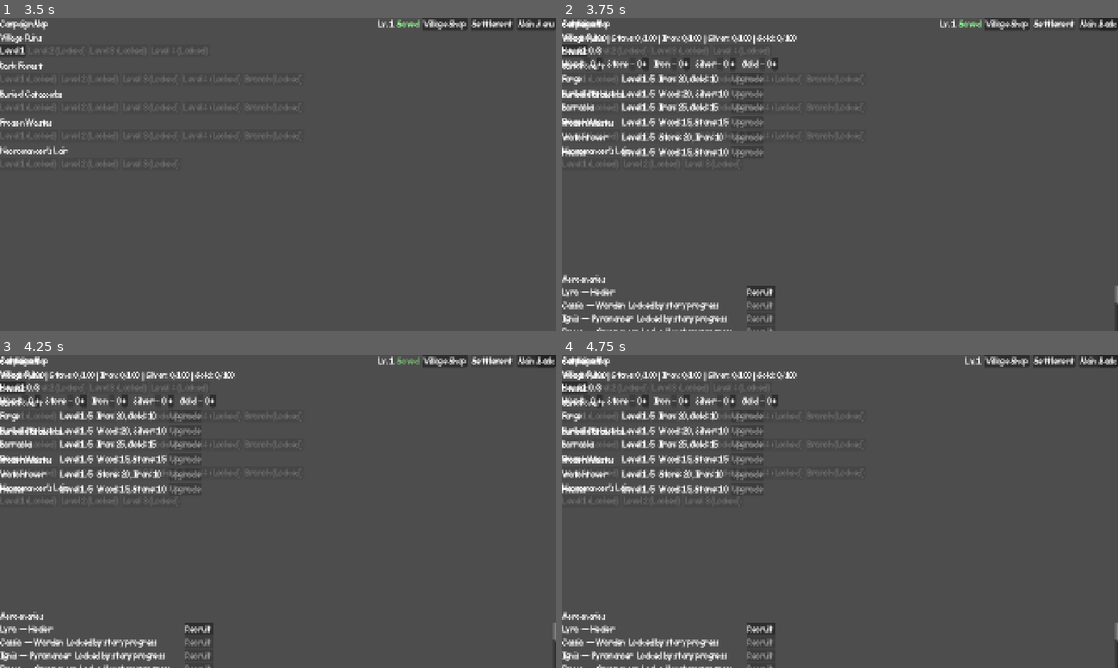
Above: before the commit, frames 1-4 (two rows, left to right).
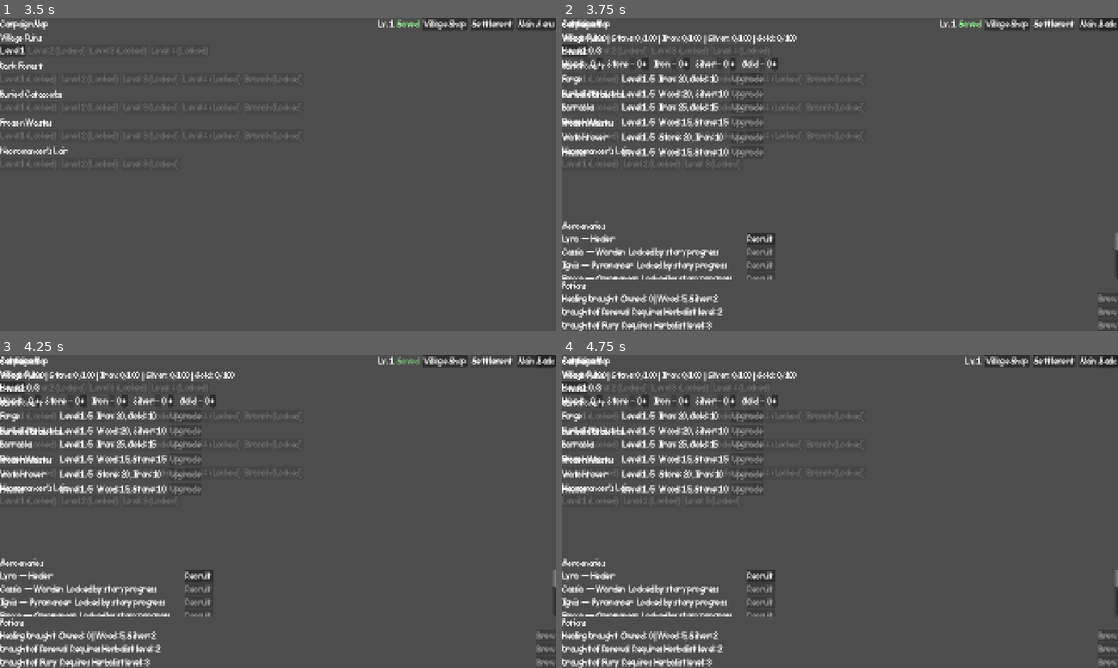
Above: after the commit, the same moments.

Repository: geniussjack/AlJourney
Game: Godot game, scene res://Scenes/UI/MainMenu.tscn
Two runs of this game, one before a commit and one after it. Both use one fixed random seed, a clock stepped at 60 frames per second and the inputs below.
Inputs:
- Up to frame 1 (3.5 s): click "New Game" at 0.5 s; click "New Game" at 1.25 s; click "New Game" at 2 s; click "Settings" at 2.75 s
- Up to frame 2 (3.75 s): click "Settlement" at 3.5 s
- Up to frame 3 (4.25 s): no input
- Up to frame 4 (4.75 s): click "Level 1" at 4.25 s

Frame 1 is identical in both runs. In frame 2, 4.7% of the frame differs, in the area x 0-100%, y 64-100%; in frame 3, 4.7%; in frame 4, 4.7%.

Commit message:
feat(settlement): add Herbalist potions, brewable and usable in battle
Ninth step of design document section 9 - the other half of the
Herbalist building (mercenary recovery speed-up already landed earlier).
Stacks on the settlement branches (#18-#25).

- PotionData/PotionDatabase: 3 recipes (single-target heal, party heal,
  ultimate charge fill), unlocking progressively at Herbalist level 1/2/3
- GameStateManager.brew_potion()/use_potion() track owned counts
  (SaveData.potion_counts), atomic resource spend on brewing
- SettlementUI gains a Herbalist brewing panel next to the mercenary
  roster
- BattleManager.use_potion() applies the effect and ends the acting
  member's turn, same as any other action; TurnActionPanel offers owned
  potions alongside abilities during the ability-choice step

v1 simplification (documented in the design doc): the single-target heal
potion always targets whoever drank it, not a chosen ally - avoids
building a separate item-targeting flow before the game is fully
playable.

Verified with a standalone headless smoke test (deleted after use):
unlock gating, brewing cost/count, use_potion() depleting the owned
count without touching resources, save round-trip, and a full
BattleScene.tscn run where a damaged Mage is healed by a brewed potion.

Diff:
--- a/Data/Languages/translations.csv
+++ b/Data/Languages/translations.csv
@@ -80,6 +80,13 @@
 UI_MERCENARY_RECOVERING,Recovering (battles left),Восстанавливается (боёв осталось)
 UI_MERCENARY_LOCKED_BARRACKS,Requires Barracks level,Требуется уровень Казармы
 UI_MERCENARY_LOCKED_STORY,Locked by story progress,Откроется по ходу сюжета
+UI_SETTLEMENT_POTIONS_TITLE,Potions,Зелья
+UI_SETTLEMENT_BREW,Brew,Сварить
+UI_SETTLEMENT_OWNED,Owned,В запасе
+UI_SETTLEMENT_REQUIRES_HERBALIST_LEVEL,Requires Herbalist level,Требуется уровень Травницы
+POTION_SINGLE_HEAL,Healing Draught,Зелье лечения
+POTION_PARTY_HEAL,Draught of Renewal,Зелье обновления
+POTION_ULTIMATE_FILL,Draught of Fury,Зелье ярости
 UI_SETTLEMENT_BACK,Back,Назад
 STRATEGIC_RESOURCE_WOOD,Wood,Дерево
 STRATEGIC_RESOURCE_STONE,Stone,Камень
--- a/Scripts/Battle/battle_manager.gd
+++ b/Scripts/Battle/battle_manager.gd
@@ -243,6 +243,34 @@
 	else:
 		turn_state_changed.emit()
 
+## Consumes a Herbalist-brewed potion on behalf of the current actor and
+## applies its effect immediately (no target selection — see PotionData:
+## SINGLE_HEAL always targets the actor who drank it). Ends the actor's
+## turn, the same as using an ability.
+## Returns true if the potion was available and used.
+func use_potion(potion: PotionData) -> bool:
+	if current_phase != GameEnums.BattlePhase.PLAYER_TURN or selected_actor == null or potion == null:
+		return false
+
+	if not GameStateManager.use_potion(potion.id):
+		return false
+
+	var actor: PlayerCharacter = selected_actor
+
+	match potion.potion_type:
+		GameEnums.PotionType.SINGLE_HEAL:
+			actor.heal(PlayerCharacter.calculate_healing(potion.effect_value))
+		GameEnums.PotionType.PARTY_HEAL:
+			for member: PlayerCharacter in hero_system.get_alive_members():
+				member.heal(PlayerCharacter.calculate_healing(potion.effect_value))
+		GameEnums.PotionType.ULTIMATE_FILL:
+			add_ultimate_charge(potion.effect_value)
+
+	print("[BattleManager] %s used potion %s" % [actor.get_character_name(), potion.id])
+
+	_advance_turn_after_action(actor)
+	return true
+
 ## Increases (clamped) the party's shared ultimate charge and notifies
 ## subscribers. Called both for successful party attacks and for enemy
 ## attacks landing on the party.
--- a/Scripts/Core/game_enums.gd
+++ b/Scripts/Core/game_enums.gd
@@ -156,3 +156,14 @@
 	CRYO,
 	STORM,
 }
+
+## What a Herbalist-brewed battle potion does when used (see design
+## document, section 9).
+enum PotionType {
+	## Heals the party member who used the potion.
+	SINGLE_HEAL,
+	## Heals every living party member.
+	PARTY_HEAL,
+	## Adds to the party's shared ultimate charge.
+	ULTIMATE_FILL,
+}
--- /dev/null
+++ b/Scripts/Data/potion_data.gd
@@ -0,0 +1,36 @@
+class_name PotionData
+extends RefCounted
+## Data structure representing a Herbalist-brewed battle potion (see design
+## document, section 9). Consuming one takes the acting party member's turn,
+## the same as any other action — a v1 simplification chosen to avoid a
+## separate item-use turn economy before the game is fully playable.
+
+## Unique id used to key owned counts (SaveData.potion_counts) and brewing.
+var id: String
+## Localization key for the potion's display name.
+var name_key: String
+## What the potion does when used — see GameEnums.PotionType.
+var potion_type: GameEnums.PotionType
+## Heal amount (SINGLE_HEAL/PARTY_HEAL) or ultimate charge granted
+## (ULTIMATE_FILL).
+var effect_value: int
+## Strategic resource cost to brew one unit of this potion.
+var brew_cost: Dictionary[GameEnums.StrategicResource, int]
+## Herbalist level required before this potion's recipe is available.
+var required_herbalist_level: int
+
+## Builds a potion definition.
+func _init(
+	id: String,
+	name_key: String,
+	potion_type: GameEnums.PotionType,
+	effect_value: int,
+	brew_cost: Dictionary[GameEnums.StrategicResource, int],
+	required_herbalist_level: int,
+) -> void:
+	self.id = id
+	self.name_key = name_key
+	self.potion_type = potion_type
+	self.effect_value = effect_value
+	self.brew_cost = brew_cost
+	self.required_herbalist_level = required_herbalist_level
--- /dev/null
+++ b/Scripts/Data/potion_database.gd
@@ -0,0 +1,41 @@
+class_name PotionDatabase
+extends RefCounted
+## Static catalog of Herbalist-brewable battle potions (see design
+## document, section 9). Recipes unlock progressively with Herbalist level.
+## Costs and effect values are placeholder balance, not final.
+
+## Heals the party member who drinks it. Always available (Herbalist
+## starts at level 1, same as every other building).
+static var single_heal: PotionData = PotionData.new(
+	"single_heal", "POTION_SINGLE_HEAL", GameEnums.PotionType.SINGLE_HEAL, 40,
+	{GameEnums.StrategicResource.WOOD: 5, GameEnums.StrategicResource.SILVER: 2} as Dictionary[GameEnums.StrategicResource, int], 1
+)
+
+## Heals every living party member for less each than the single-target potion.
+static var party_heal: PotionData = PotionData.new(
+	"party_heal", "POTION_PARTY_HEAL", GameEnums.PotionType.PARTY_HEAL, 25,
+	{GameEnums.StrategicResource.WOOD: 10, GameEnums.StrategicResource.SILVER: 5} as Dictionary[GameEnums.StrategicResource, int], 2
+)
+
+## Fills half of the party's shared ultimate charge instantly.
+static var ultimate_fill: PotionData = PotionData.new(
+	"ultimate_fill", "POTION_ULTIMATE_FILL", GameEnums.PotionType.ULTIMATE_FILL, 50,
+	{GameEnums.StrategicResource.SILVER: 8, GameEnums.StrategicResource.GOLD: 4} as Dictionary[GameEnums.StrategicResource, int], 3
+)
+
+## Every potion recipe, keyed by id.
+static var potions: Dictionary[String, PotionData] = {
+	"single_heal": single_heal,
+	"party_heal": party_heal,
+	"ultimate_fill": ultimate_fill,
+}
+
+## Returns the potion definition for the given id, or null if unknown.
+static func get_potion(id: String) -> PotionData:
+	return potions.get(id)
+
+## Returns every potion recipe, in declaration order.
+static func get_all_potions() -> Array[PotionData]:
+	var result: Array[PotionData] = []
+	result.assign(potions.values())
+	return result
--- a/Scripts/Data/save_data.gd
+++ b/Scripts/Data/save_data.gd
@@ -58,6 +58,10 @@
 ## on_battle_completed(). Missing keys mean 0 (available), same as a
 ## mercenary who has never been used.
 var mercenary_recovery: Dictionary[String, int] = {}
+
+## Number of each Herbalist-brewed potion currently owned, keyed by
+## PotionData.id. Missing keys mean 0, same as a potion never brewed.
+var potion_counts: Dictionary[String, int] = {}
 
 ## The Mage's current health.
 var mage_health: int = 0
@@ -195,6 +199,7 @@
 		"lastResourceTickUnixTime": last_resource_tick_unix_time,
 		"activeMercenaryKey": active_mercenary_key,
 		"mercenaryRecovery": mercenary_recovery.duplicate(),
+		"potionCounts": potion_counts.duplicate(),
 		"partyLevel": party_level,
 		"partyXp": party_xp,
 		"mageHealth": mage_health,
@@ -250,6 +255,11 @@
 	for key: String in mercenary_recovery_dict.keys():
 		save.mercenary_recovery[key] = int(mercenary_recovery_dict[key])
 
+	save.potion_counts = {}
+	var potion_counts_dict: Dictionary = data.get("potionCounts", {})
+	for key: String in potion_counts_dict.keys():
+		save.potion_counts[key] = int(potion_counts_dict[key])
+
 	save.party_level = int(data.get("partyLevel", 1))
 	save.party_xp = int(data.get("partyXp", 0))
 
--- a/Scripts/Managers/game_state_manager.gd
+++ b/Scripts/Managers/game_state_manager.gd
@@ -29,6 +29,8 @@
 ## Raised when a mercenary's recovery countdown changes, carrying its key
 ## and the number of battles remaining (0 means available again).
 signal mercenary_recovery_changed(key: String, battles_remaining: int)
+## Raised when the owned count of a potion changes (brewed or used).
+signal potion_count_changed(id: String, new_count: int)
 
 ## The current global game state. Only ever changed through change_state().
 var current_state: GameEnums.GameState = GameEnums.GameState.MAIN_MENU
@@ -413,6 +415,48 @@
 func _get_mercenary_recovery_duration() -> int:
 	var herbalist_level: int = get_building_level(GameEnums.BuildingType.HERBALIST)
 	return maxi(GameConstants.MERCENARY_MIN_RECOVERY_BATTLES, GameConstants.MERCENARY_BASE_RECOVERY_BATTLES - (herbalist_level - 1))
+
+## Number of the given potion currently owned. A potion never brewed reads
+## as 0, not an error.
+func get_potion_count(id: String) -> int:
+	return current_save.potion_counts.get(id, 0) if current_save != null else 0
+
+## Whether the given potion's recipe is available yet, based on Herbalist level.
+func is_potion_unlocked(potion: PotionData) -> bool:
+	return get_building_level(GameEnums.BuildingType.HERBALIST) >= potion.required_herbalist_level
+
+## Brews one unit of the given potion: spends its resource cost atomically
+## and adds it to the owned count. Fails if the recipe isn't unlocked yet
+## or the resources can't be afforded.
+## Returns true if the potion was successfully brewed.
+func brew_potion(potion: PotionData) -> bool:
+	if current_save == null or potion == null or not is_potion_unlocked(potion):
+		return false
+
+	if not spend_strategic_resources(potion.brew_cost):
+		return false
+
+	var new_count: int = get_potion_count(potion.id) + 1
+	current_save.potion_counts[potion.id] = new_count
+	potion_count_changed.emit(potion.id, new_count)
+
+	print("[GameStateManager] Brewed %s (now own %d)" % [potion.id, new_count])
+	return true
+
+## Consumes one unit of the given potion, if any are owned. The caller
+## (BattleManager) is responsible for actually applying its effect — this
+## manager has no reference to the live party during a battle.
+## Returns true if a potion was available and consumed.
+func use_potion(id: String) -> bool:
+	if current_save == null or get_potion_count(id) <= 0:
+		return false
+
+	var new_count: int = get_potion_count(id) - 1
+	current_save.potion_counts[id] = new_count
+	potion_count_changed.emit(id, new_count)
+
+	print("[GameStateManager] Used %s (now own %d)" % [id, new_count])
+	return true
 
 ## Credits resources gathered by assigned workers for every full tick
 ## (GameConstants.SECONDS_PER_RESOURCE_TICK) of real time elapsed since
--- a/Scripts/UI/settlement_ui.gd
+++ b/Scripts/UI/settlement_ui.gd
@@ -9,6 +9,7 @@
 var _workers_summary_label: Label
 var _worker_rows: Dictionary[GameEnums.StrategicResource, Dictionary] = {}
 var _mercenary_rows: Dictionary[String, Dictionary] = {}
+var _potion_rows: Dictionary[String, Dictionary] = {}
 
 ## Builds the whole settlement layout and subscribes to state changes.
 func _ready() -> void:
@@ -38,12 +39,14 @@
 		buildings_container.add_child(_build_building_row(building))
 
 	root.add_child(_build_mercenaries_section())
+	root.add_child(_build_potions_section())
 
 	GameStateManager.strategic_resource_changed.connect(_on_strategic_resource_changed)
 	GameStateManager.building_upgraded.connect(_on_building_upgraded)
 	GameStateManager.worker_assignment_changed.connect(_on_worker_assignment_changed)
 	GameStateManager.active_mercenary_changed.connect(_on_active_mercenary_changed)
 	GameStateManager.mercenary_recovery_changed.connect(_on_mercenary_recovery_changed)
+	GameStateManager.potion_count_changed.connect(_on_potion_count_changed)
 
 	_refresh_resources_label()
 	for building: GameEnums.BuildingType in _building_rows.keys():
@@ -51,8 +54,79 @@
 	_refresh_workers_section()
 	for key: String in _mercenary_rows.keys():
 		_refresh_mercenary_row(key)
+	for id: String in _potion_rows.keys():
+		_refresh_potion_row(id)
 
 	print("[SettlementUI] Initialized")
+
+## Builds the Herbalist brewing panel: one row per potion recipe, showing
+## owned count, brew cost, and a brew button (locked ones show their
+## required Herbalist level instead).
+func _build_potions_section() -> VBoxContainer:
+	var section := VBoxContainer.new()
+	section.add_theme_constant_override("separation", 4)
+
+	var title := Label.new()
+	title.text = tr("UI_SETTLEMENT_POTIONS_TITLE")
+	section.add_child(title)
+
+	for potion: PotionData in PotionDatabase.get_all_potions():
+		section.add_child(_build_potion_row(potion))
+
+	return section
+
+## Builds a single potion's row: name, owned count/cost, and a brew button.
+func _build_potion_row(potion: PotionData) -> HBoxContainer:
+	var row := HBoxContainer.new()
+	row.add_theme_constant_override("separation", 12)
+
+	var name_label := Label.new()
+	name_label.text = tr(potion.name_key)
+	name_label.custom_minimum_size = Vector2(180, 0)
+	row.add_child(name_label)
+
+	var status_label := Label.new()
+	status_label.size_flags_horizontal = Control.SIZE_EXPAND_FILL
+	row.add_child(status_label)
+
+	var brew_button := Button.new()
+	brew_button.text = tr("UI_SETTLEMENT_BREW")
+	brew_button.pressed.connect(func() -> void: GameStateManager.brew_potion(potion))
+	row.add_child(brew_button)
+
+	_potion_rows[potion.id] = {
+		"status_label": status_label,
+		"brew_button": brew_button,
+	}
+
+	return row
+
+## Refreshes one potion row's status text and the brew button's enabled state.
+func _refresh_potion_row(id: String) -> void:
+	var potion: PotionData = PotionDatabase.get_potion(id)
+	var row: Dictionary = _potion_rows[id]
+	var status_label: Label = row["status_label"]
+	var brew_button: Button = row["brew_button"]
+
+	if not GameStateManager.is_potion_unlocked(potion):
+		status_label.text = "%s: %d" % [tr("UI_SETTLEMENT_REQUIRES_HERBALIST_LEVEL"), potion.required_herbalist_level]
+		brew_button.disabled = true
+		return
+
+	var owned: int = GameStateManager.get_potion_count(id)
+	var cost_parts: Array[String] = []
+	var can_afford: bool = true
+	for resource: GameEnums.StrategicResource in potion.brew_cost.keys():
+		cost_parts.append("%s: %d" % [tr(_resource_name_key(resource)), potion.brew_cost[resource]])
+		if GameStateManager.get_strategic_resource(resource) < potion.brew_cost[resource]:
+			can_afford = false
+
+	status_label.text = "%s: %d | %s" % [tr("UI_SETTLEMENT_OWNED"), owned, ", ".join(cost_parts)]
+	brew_button.disabled = not can_afford
+
+func _on_potion_count_changed(id: String, _new_count: int) -> void:
+	if _potion_rows.has(id):
+		_refresh_potion_row(id)
 
 ## Builds the Barracks recruitment panel: one row per mercenary subclass in
 ## the whole roster (locked ones are shown greyed out with their unlock
@@ -309,6 +383,8 @@
 	_refresh_resources_label()
 	for building: GameEnums.BuildingType in _building_rows.keys():
 		_refresh_building_row(building)
+	for id: String in _potion_rows.keys():
+		_refresh_potion_row(id)
 
 func _on_building_upgraded(building: GameEnums.BuildingType, _new_level: int) -> void:
 	_refresh_building_row(building)
@@ -316,6 +392,9 @@
 		_refresh_workers_section()
 	elif building == GameEnums.BuildingType.WAREHOUSE:
 		_refresh_resources_label()
+	elif building == GameEnums.BuildingType.HERBALIST:
+		for id: String in _potion_rows.keys():
+			_refresh_potion_row(id)
 
 func _on_worker_assignment_changed(_resource: GameEnums.StrategicResource, _worker_count: int) -> void:
 	_refresh_workers_section()
@@ -338,3 +417,5 @@
 		GameStateManager.active_mercenary_changed.disconnect(_on_active_mercenary_changed)
 	if GameStateManager.mercenary_recovery_changed.is_connected(_on_mercenary_recovery_changed):
 		GameStateManager.mercenary_recovery_changed.disconnect(_on_mercenary_recovery_changed)
+	if GameStateManager.potion_count_changed.is_connected(_on_potion_count_changed):
+		GameStateManager.potion_count_changed.disconnect(_on_potion_count_changed)
--- a/Scripts/UI/turn_action_panel.gd
+++ b/Scripts/UI/turn_action_panel.gd
@@ -109,6 +109,16 @@
 			ultimate_button.pressed.connect(func() -> void: _battle_manager.select_ability(ultimate))
 			_ability_row.add_child(ultimate_button)
 
+		for potion: PotionData in PotionDatabase.get_all_potions():
+			var count: int = GameStateManager.get_potion_count(potion.id)
+			if count <= 0:
+				continue
+
+			var potion_button := Button.new()
+			potion_button.text = "%s (x%d)" % [tr(potion.name_key), count]
+			potion_button.pressed.connect(func() -> void: _battle_manager.use_potion(potion))
+			_ability_row.add_child(potion_button)
+
 		return
 
 	_prompt_label.text = tr("UI_BATTLE_CHOOSE_TARGET")
Not shown, added: Scripts/Data/potion_data.gd.uid
Not shown, added: Scripts/Data/potion_database.gd.uid
